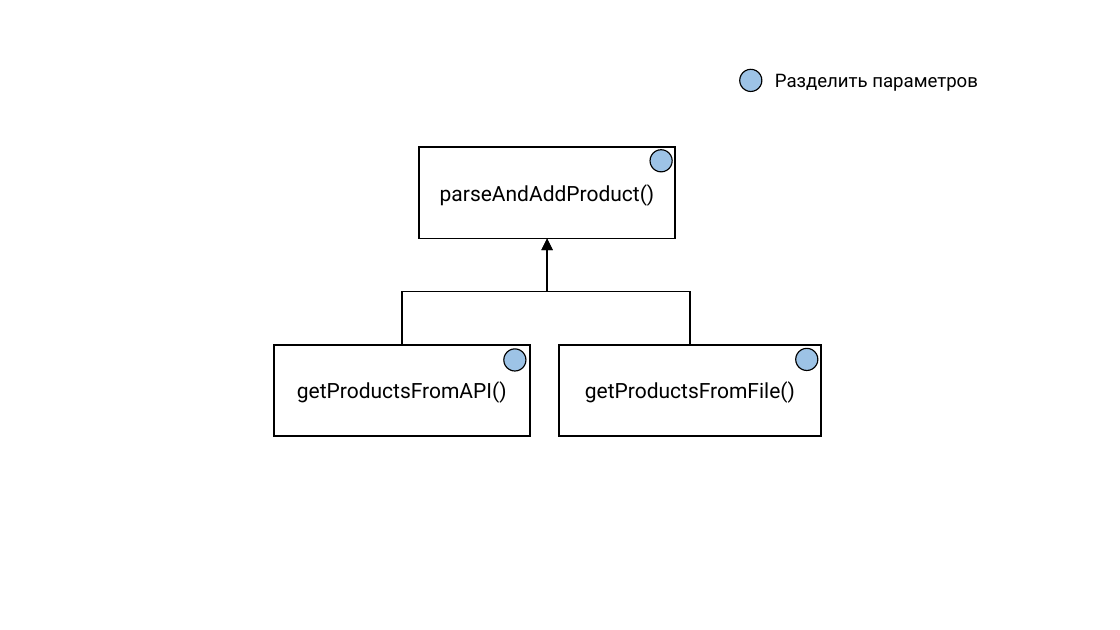
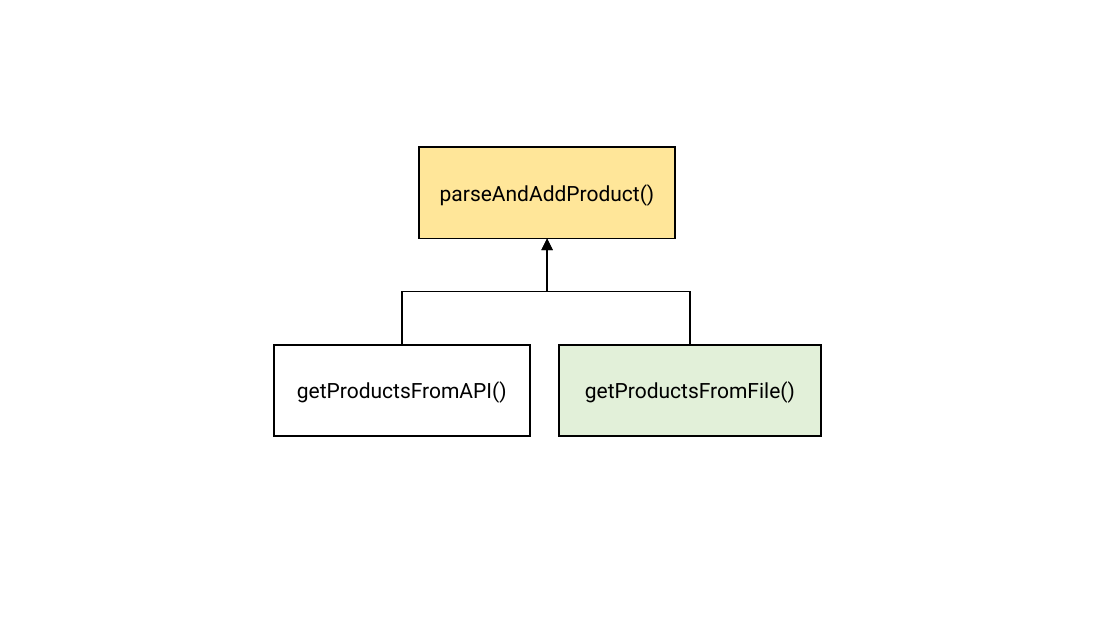
Before and after one commit to rkhaimov/brain-gym, a slide deck: slide 68 of clean/Презентация.pptx (slide 46 before the commit). Drawn at 1120x630 pixels with LibreOffice and Linux fonts; fonts in the diff are those of the drawing. Boxes give left, top, right and bottom in pixels: in the first picture for what was removed or moved away, otherwise in the second. Text is boxed around its words. In the diff, an @@ line names an element or a change of style, - is before the commit and + after.

```diff
--- a/clean/Презентация.pptx
+++ b/clean/Презентация.pptx
@@ ellipse removed at box(740, 70, 762, 92) @@
@@ text removed at box(775, 73, 978, 91) @@
-Разделить параметров
@@ rectangle "parseAndAddProduct()" at box(419, 147, 675, 239): fill #FFFFFF to #FFE699 @@
@@ ellipse removed at box(650, 150, 672, 171) @@
@@ ellipse removed at box(504, 349, 526, 371) @@
@@ rectangle "getProductsFromFile()" at box(560, 344, 821, 436): fill #FFFFFF to #E2F0D9 @@
@@ ellipse removed at box(796, 349, 818, 371) @@
```
Also in this commit, not shown: 7 other slides changed, 49 slides added, 10 slides removed.
